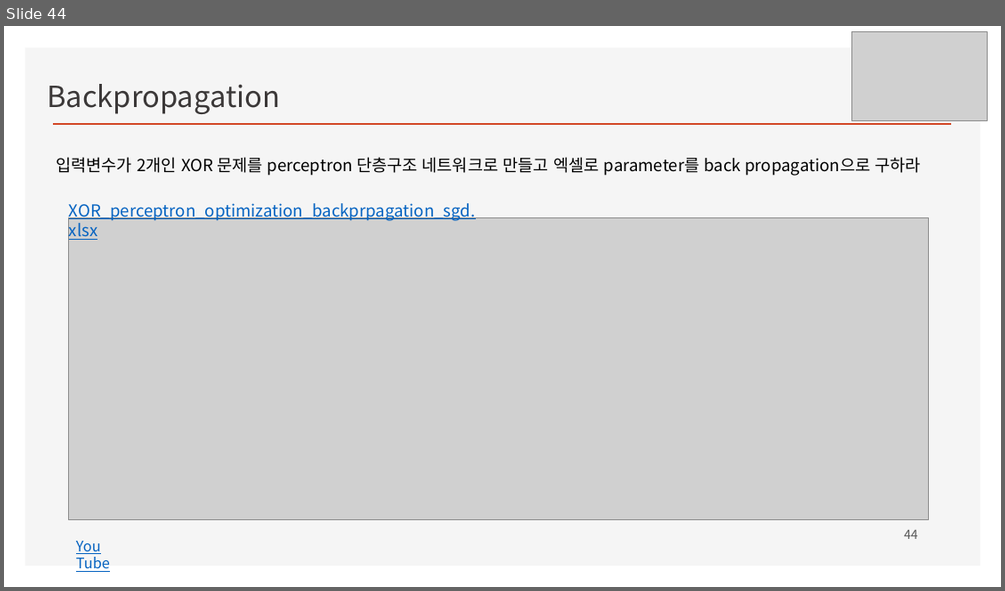
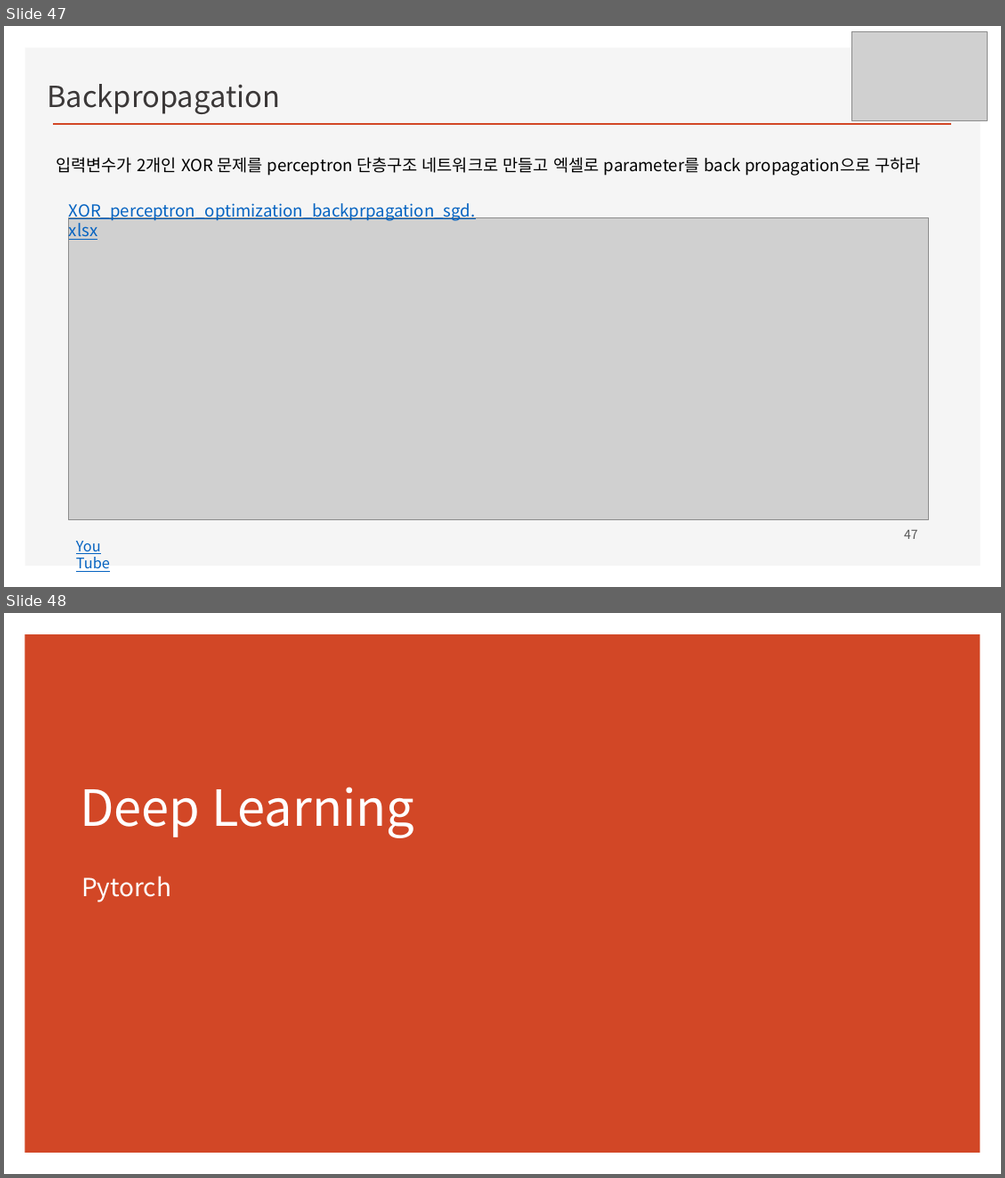
Before and after one commit to ancestor9/mathematics-for-machine-learning, a slide deck: Linear_Algebra/w4_Perceptron_Regression.pptx. Shown one above the other, each under a label of ours: slide 44 before the commit, slides 47 and 48 after it. The pictures are 1005x591 and 1005x1178 pixels, drawn with LibreOffice and Linux fonts; fonts in the diff are those of the drawing; grey boxes stand for pictures; background and template pictures are left out. Boxes give left, top, right and bottom in pixels: in the first picture for what was removed or moved away, otherwise in the second. Text is boxed around its words. In the diff, an @@ line names an element or a change of style, - is before the commit and + after.

```diff
--- a/Linear_Algebra/w4_Perceptron_Regression.pptx
+++ b/Linear_Algebra/w4_Perceptron_Regression.pptx
@@ slide 48 added at bbox=[4, 613, 1001, 1174], background #FFFFFF @@
@@ rectangle added at bbox=[25, 634, 980, 1153], fill #D24726 @@
@@ title added at bbox=[80, 787, 414, 838], 48 pt, text #FFFFFF @@
+Deep Learning
@@ subtitle added at bbox=[81, 876, 171, 902], 24 pt, text #FFFFFF @@
+Pytorch
@@ what was slide 44 is now slide 47 @@
@@ page number at bbox=[904, 530, 918, 539]: text changed @@
-44
+47
```
Also in this commit, not shown: 5 slides changed, 2 other slides added, 3 slides removed.
